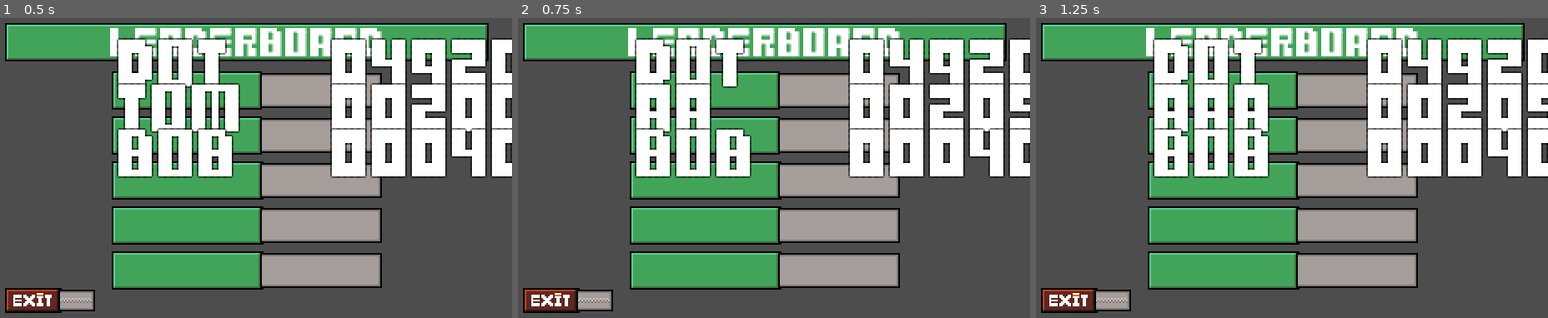
Above: before the commit, frames 1-3 (left to right).
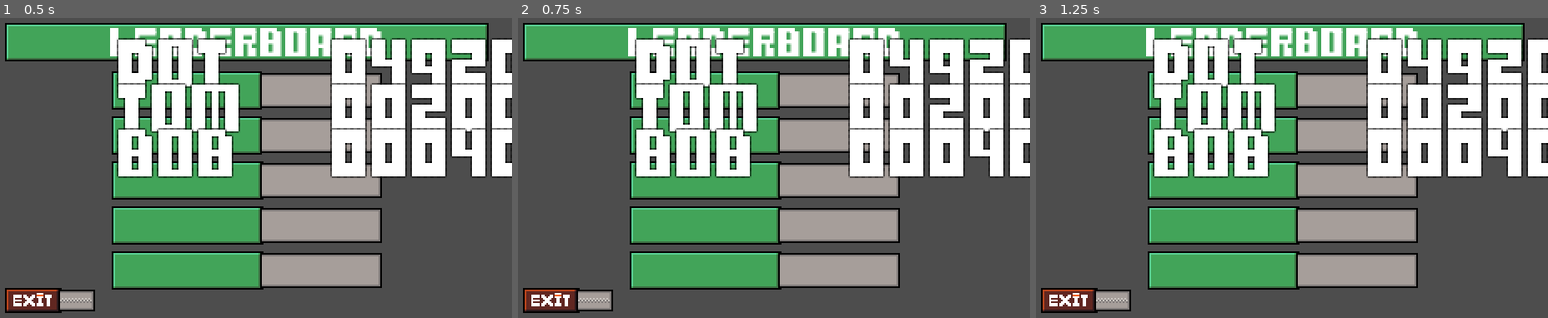
Above: after the commit, the same moments.

Repository: eagle-eye-scouter/GGJ_BubbleBlowing
Game: Godot game, scene res://scenes/scoreboard.tscn
Same seed, same stepped clock (60 frames per second), same inputs: the game is played once before the commit and once after it. This scene is started directly instead of the project's main scene.
Inputs:
- Up to frame 1 (0.5 s): no input
- Up to frame 2 (0.75 s): tap Enter (ui_accept) at 0.5 s; hold D (player_right) from 0.53 s (still down); hold Space (player_breath) from 0.53 s (still down)
- Up to frame 3 (1.25 s): keep holding D (player_right); keep holding Space (player_breath); tap Enter (ui_accept) at 0.77 s

Frame 1 is identical in both runs. In frame 2, 2.7% of the frame differs, in the area x 22-100%, y 21-39%; in frame 3, 2.3%.

Commit message:
Removed old test code

Diff:
--- a/scenes/scroll_world.tscn
+++ b/scenes/scroll_world.tscn
@@ -9,9 +9,6 @@
 [ext_resource type="PackedScene" path="res://scenes/obstacles/ufo.tscn" id="6_3hp1q"]
 [ext_resource type="PackedScene" path="res://scenes/obstacles/plane.tscn" id="7_rhndl"]
 [ext_resource type="PackedScene" path="res://scenes/obstacles/asteroid.tscn" id="8_1kd0q"]
-[ext_resource type="PackedScene" uid="uid://bf0ojisur7uyr" path="res://scenes/obstacles/ufo.tscn" id="6_3hp1q"]
-[ext_resource type="PackedScene" uid="uid://baj1cgpjrapyv" path="res://scenes/obstacles/plane.tscn" id="7_rhndl"]
-[ext_resource type="PackedScene" uid="uid://cuqxd3qt0rcca" path="res://scenes/obstacles/asteroid.tscn" id="8_1kd0q"]
 [ext_resource type="Texture2D" uid="uid://cf1rfkio8lg05" path="res://assets/sprites/city.png" id="10_xnh1p"]
 
 [sub_resource type="Gradient" id="Gradient_p0pkq"]
--- a/scripts/scoreboard.gd
+++ b/scripts/scoreboard.gd
@@ -23,7 +23,6 @@
 func _ready():
 	entries = [$"Score Entry", $"Score Entry2", $"Score Entry3"]
 	flash_timer = $Timer
-	receive_score(2050)
 
 # Compare new score with existing scores
 # If score is not noteworthy, it won't be added to the list
Not shown: 1 places in scenes/scoreboard.tscn that only renumber resources
